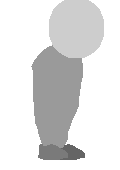
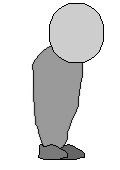
Two versions of the same layered image (120x170). Layer-by-layer changes:
painted on "Layer 1" over (49, 0, 104, 63)
painted on "Layer 6" over (38, 144, 68, 160)
painted on "Layer 5" over (31, 44, 85, 152)
painted on "Layer 7" over (55, 144, 85, 160)
